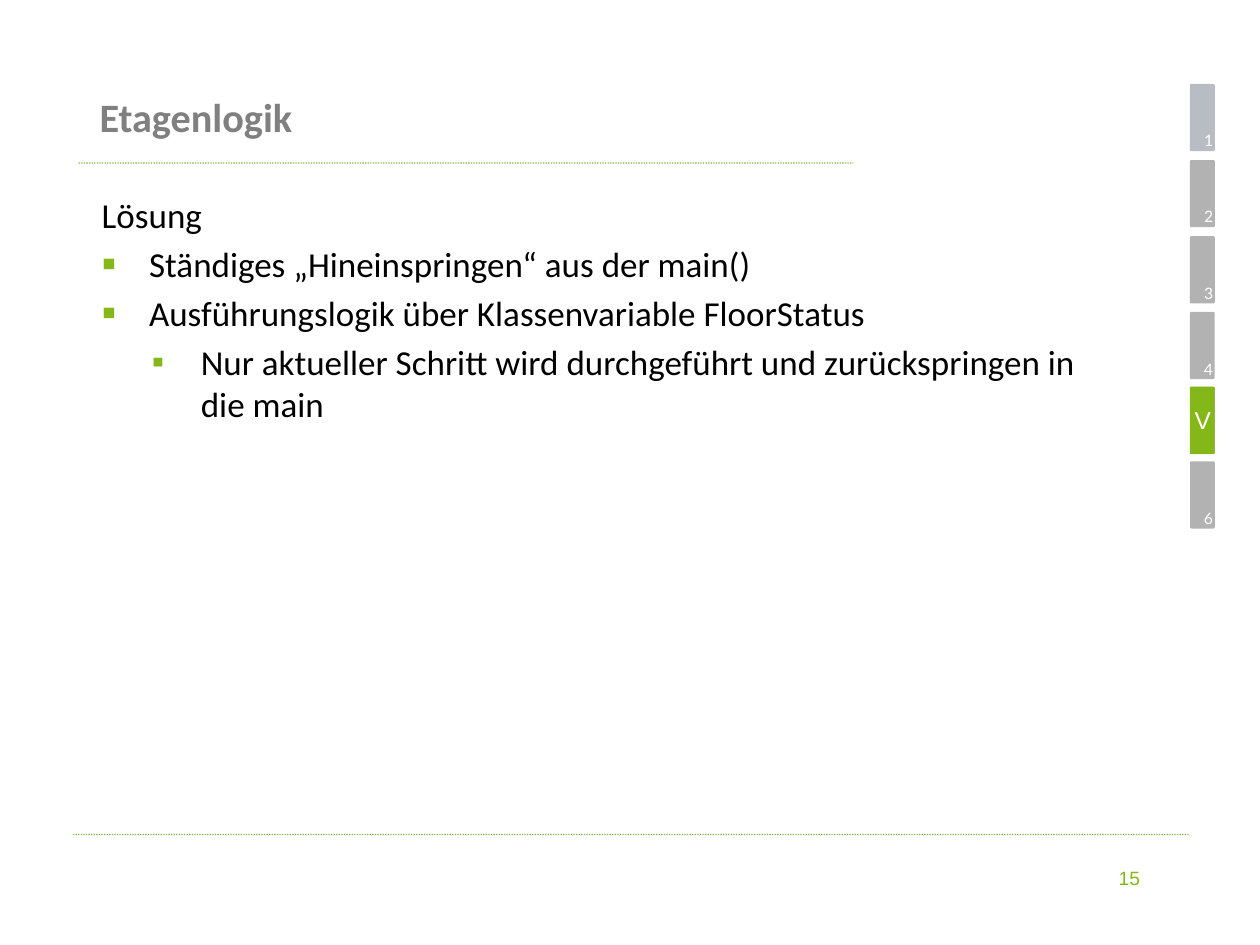
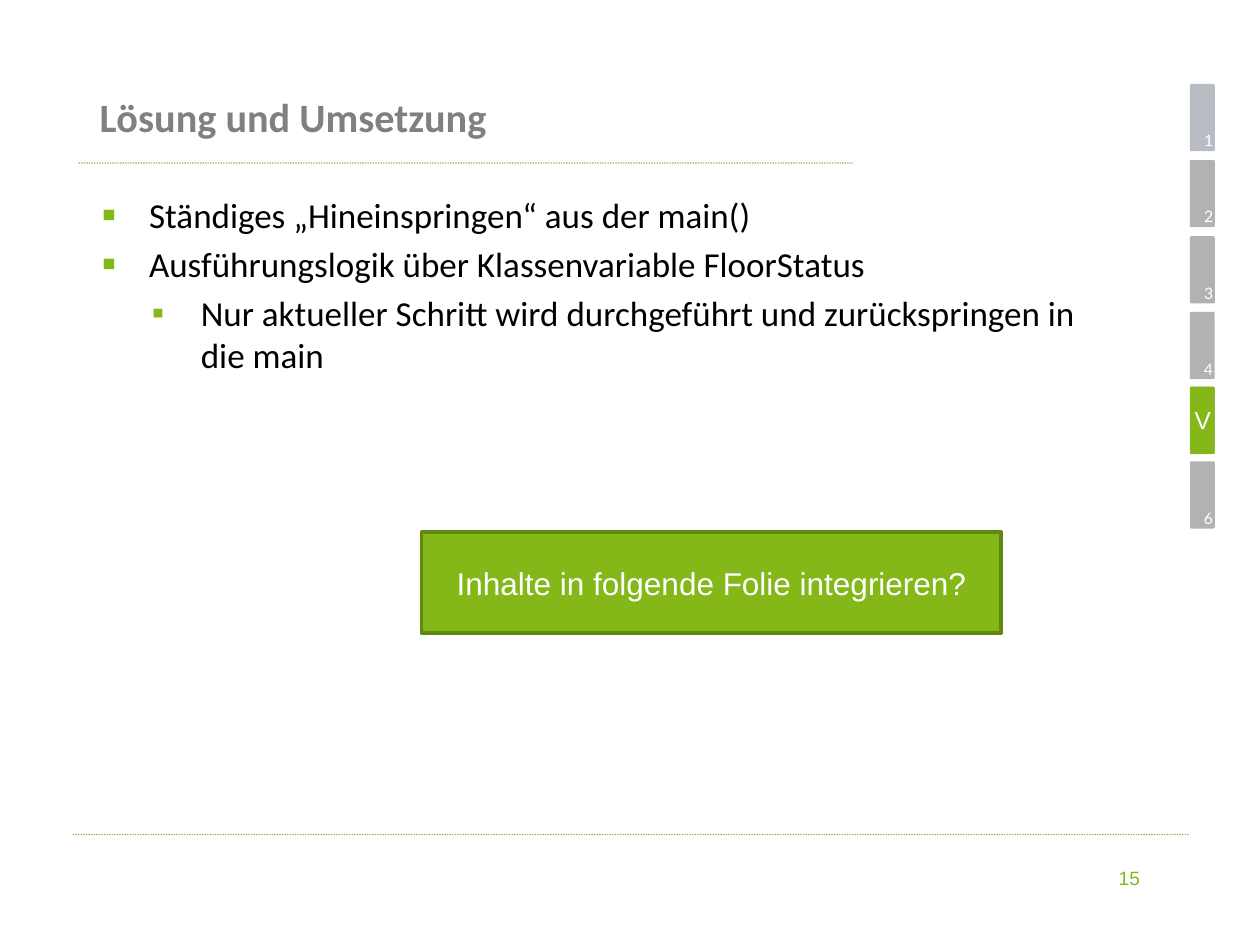
Before and after one commit to koeni90/elevatorUML, a slide deck: slide 15 of Präsentation ohne Ausgeblendete Folie.pptx. Drawn at 1260x945 pixels with LibreOffice and Linux fonts; fonts in the diff are those of the drawing; background and template pictures are left out. Boxes give left, top, right and bottom in pixels: in the first picture for what was removed or moved away, otherwise in the second. Text is boxed around its words. In the diff, an @@ line names an element or a change of style, - is before the commit and + after.

```diff
--- a/Präsentation ohne Ausgeblendete Folie.pptx
+++ b/Präsentation ohne Ausgeblendete Folie.pptx
@@ title at (100,104,486,139): text changed @@
-Etagenlogik
+Lösung und Umsetzung
@@ text at (102,205,202,234): paragraph removed @@
-Lösung
@@ rectangle added at (422,532,1002,633), fill #84B818, outline #628812 2 pt, 18 pt, text #FFFFFF @@
+Inhalte in folgende Folie integrieren?
```
Also in this commit, not shown: 6 other slides changed.
